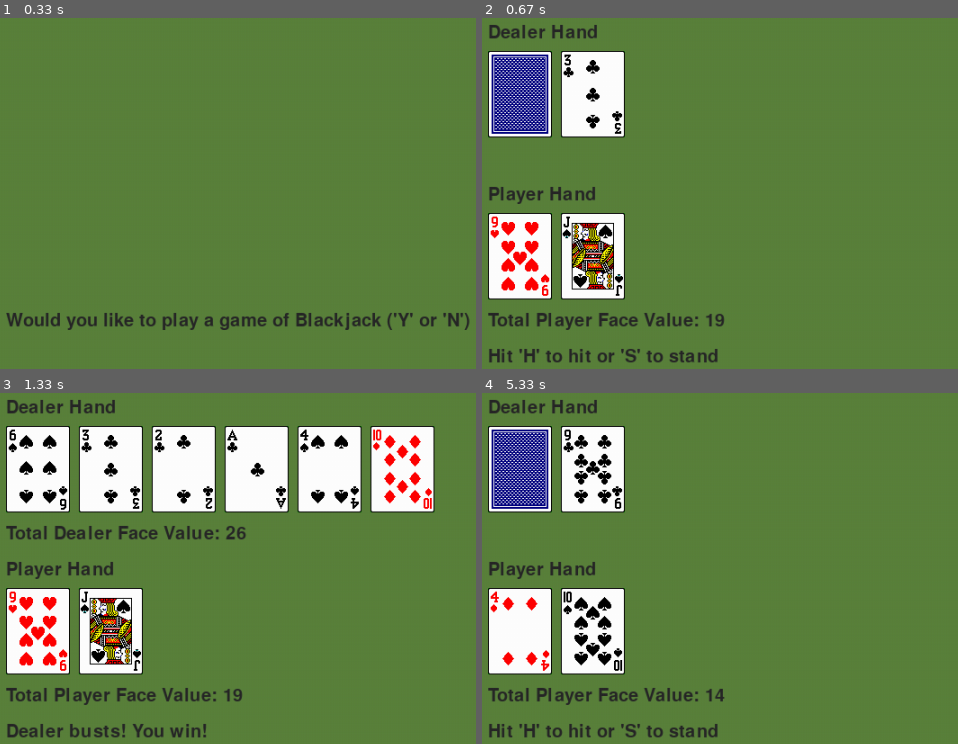
Above: before the commit, frames 1-4 (two rows, left to right).
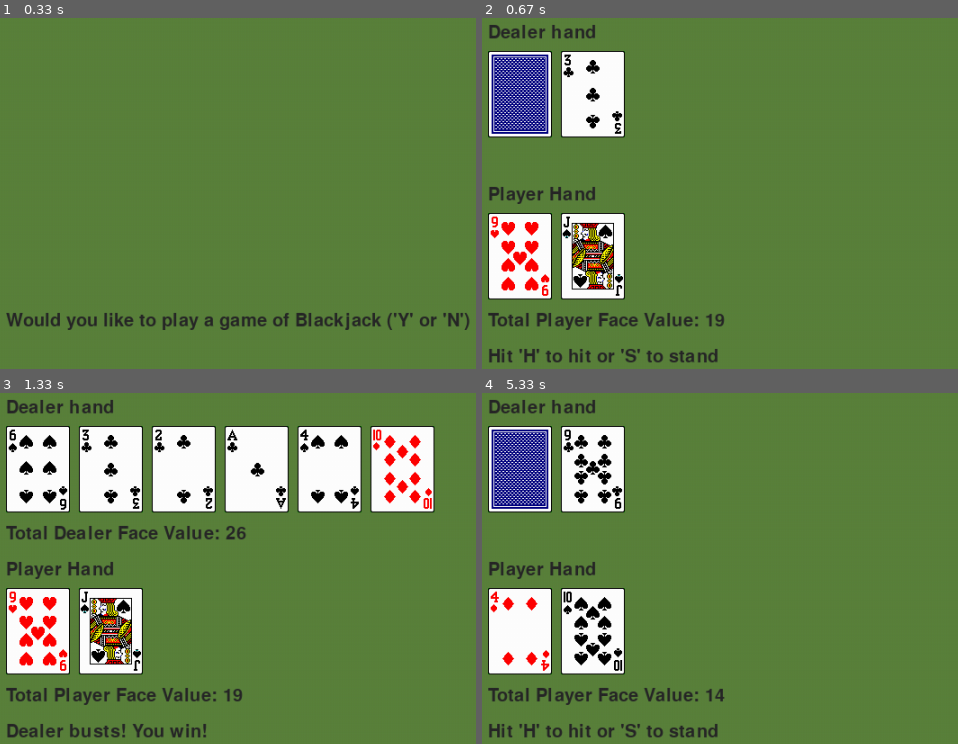
Above: after the commit, the same moments.

Repository: mdanielskeys/PyBlackjack
Game: pygame game, started from game.py
Two runs of this game, one before a commit and one after it. Both use one fixed random seed, a clock stepped at 60 frames per second and the inputs below.
Inputs:
- Up to frame 1 (0.33 s): no input
- Up to frame 2 (0.67 s): tap Y at 0.33 s
- Up to frame 3 (1.33 s): tap S at 0.67 s
- Up to frame 4 (5.33 s): tap Y at 5 s

Frame 1 is identical in both runs. In frame 2, 0.2% of the frame differs, in the area x 15-25%, y 1-6%; in frame 3, 0.2%; in frame 4, 0.2%.

Commit message:
refactor to use a better draw_text method

Diff:
--- a/game.py
+++ b/game.py
@@ -28,17 +28,16 @@
 
 
 def draw_participant_cards(screen: pygame.Surface, participant_hand: list[dict[str, str, int, pygame.Surface]],
-                           top_left: [int, int], hidden=True):
+                           x: int, y: int, hidden=True):
     card_width_and_buffer = participant_hand[0]["image"].get_width() + 10
-    y = top_left[1]
 
     for i in range(0, len(participant_hand)):
         if hidden and i == 0:
             card_img = deck.CARD_BACK
         else:
             card_img = participant_hand[i]["image"]
-        x = top_left[0] + (i * card_width_and_buffer)
-        screen.blit(card_img, (x, y))
+        dx = x + (i * card_width_and_buffer)
+        screen.blit(card_img, (dx, y))
 
 
 def draw_card(screen: pygame.Surface, card_img: pygame.Surface, row, column):
@@ -66,7 +65,6 @@
 
 
 def play_blackjack_hand(screen, font, start_drawing, clock, card_deck):
-    dealer_card_drawing, dealer_rect, dealer_text = get_text_surface("Dealer Hand", font, start_drawing)
     player_card_drawing, player_rect, player_text = get_text_surface("Player Hand", font, start_drawing, 180)
 
     hand = deal_hand(card_deck)
@@ -100,7 +98,6 @@
                     game_state = GS_DEALER
 
         # process out the game state
-
         if game_state == GS_PLAYER:
             msg_text = "Hit 'H' to hit or 'S' to stand"
         if game_state == GS_BLACKJACK:
@@ -123,41 +120,33 @@
             else:
                 msg_text = "The dealer wins"
 
-        p_msg_rect, p_msg_draw = inst_drawing_surface(msg_text,
-                                                      font,
-                                                      start_drawing,
-                                                      320 + font.get_height() + 20)
-
         if game_state == GS_DEALER:
             if dealer_total < 17 and dealer_total <= player_total:
                 hand["Dealer"].append(deck.deal_card(card_deck))
                 dealer_total = hand_utils.calculate_hand_total(hand["Dealer"])
-            if dealer_total > 17 or dealer_total > player_total:
+
+            if dealer_total >= 17 or dealer_total > player_total:
                 game_state = GS_FINAL_CALC
 
         # draw out the player surface
         screen.fill(BACKGROUND)
-        screen.blit(dealer_text, dealer_rect)
+        draw_text("Dealer hand", font, screen, start_drawing[0], start_drawing[1])
 
         if game_state == GS_PLAYER:
-            draw_participant_cards(screen, hand["Dealer"], dealer_card_drawing)
+            draw_participant_cards(screen, hand["Dealer"], start_drawing[0], start_drawing[1]+font.get_height()+10)
         else:
-            draw_participant_cards(screen, hand["Dealer"], dealer_card_drawing, False)
-            deal_score_rect, dealer_score_draw = inst_drawing_surface(f"Total Dealer Face Value: {dealer_total}",
-                                                                      font,
-                                                                      start_drawing,
-                                                                      140)
-            screen.blit(dealer_score_draw, deal_score_rect)
-
-        screen.blit(player_text, player_rect)
-        draw_participant_cards(screen, hand["Player"], player_card_drawing, False)
-
-        player_score_rect, player_score_draw = inst_drawing_surface(f"Total Player Face Value: {player_total}",
-                                                                    font,
-                                                                    start_drawing,
-                                                                    320)
-        screen.blit(player_score_draw, player_score_rect)
-        screen.blit(p_msg_draw, p_msg_rect)
+            draw_participant_cards(screen, hand["Dealer"], start_drawing[0], start_drawing[1]+font.get_height()+10,
+                                   False)
+            draw_text(f"Total Dealer Face Value: {dealer_total}", font, screen,
+                      start_drawing[0], start_drawing[1]+140)
+
+        draw_text("Player Hand", font, screen, start_drawing[0], start_drawing[1]+180)
+
+        draw_participant_cards(screen, hand["Player"], start_drawing[0], start_drawing[1]+font.get_height()+190, False)
+
+        draw_text(f"Total Player Face Value: {player_total}", font, screen, start_drawing[0], start_drawing[1]+320)
+        draw_text(msg_text, font, screen, start_drawing[0], start_drawing[1]+font.get_height()+340)
+
         if game_state == GS_GAME_OVER:
             final_countdown -= 1
             if final_countdown <= 0:
@@ -207,6 +196,14 @@
     quit()
 
 
+def draw_text(msg: str, font: pygame.font, screen: pygame.Surface, x, y, color=TEXT_COLOR, background=BACKGROUND):
+    text_surface = font.render(msg, True, color, background)
+    text_rect = text_surface.get_rect()
+    text_rect.top = y
+    text_rect.left = x
+    screen.blit(text_surface, text_rect)
+
+
 def inst_drawing_surface(object_text, font, start_drawing, offset):
     text_drawing = start_drawing.copy()
     text_drawing[1] += offset
